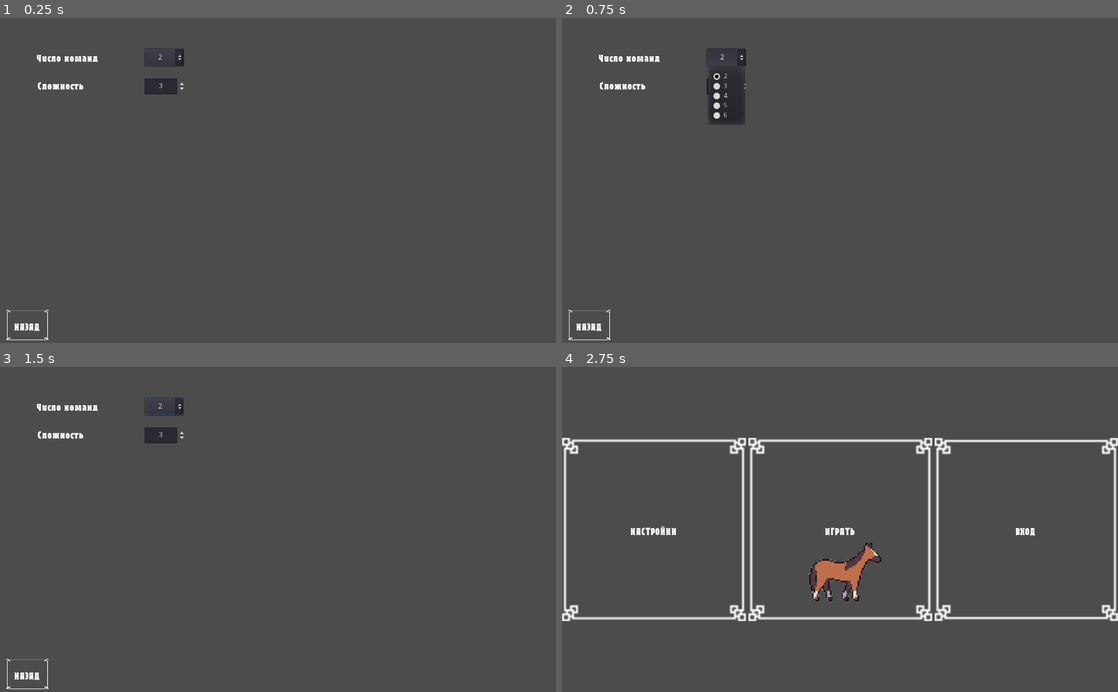
Above: before the commit, frames 1-4 (two rows, left to right).
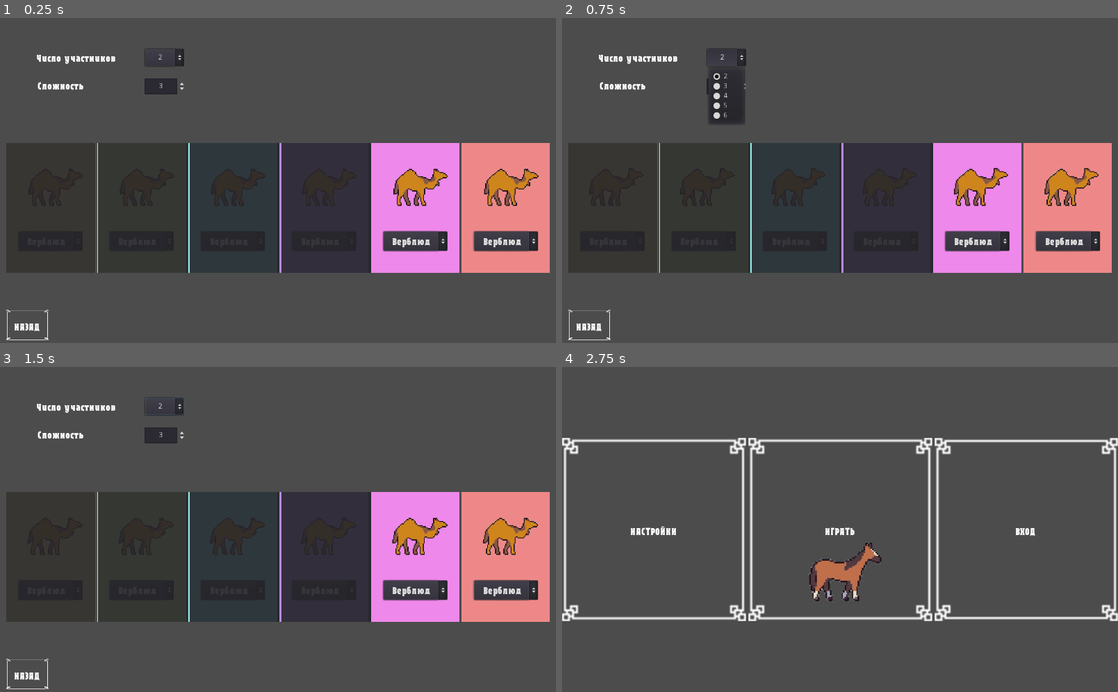
Above: after the commit, the same moments.

Repository: jandarm/Animal_race
Game: Godot game, scene res://Scenes/Settings_scene.tscn
Same seed, same stepped clock (60 frames per second), same inputs: the game is played once before the commit and once after it. This scene is started directly instead of the project's main scene.
Inputs (mouse positions are in pixels of both pictures, inside the frame that each line leads up to):
- Up to frame 1 (0.25 s): no input
- Up to frame 2 (0.75 s): click "2" at 0.5 s
- Up to frame 3 (1.5 s): click (50, 591) at 1.25 s, where only the run after the commit has a clickable "Верблюд"
- Up to frame 4 (2.75 s): click "назад" at 2 s

The runs differ from the first frame. In frame 1, 38% of the frame differs, in the area x 1-99%, y 11-79%; in frame 2, 38%; in frame 3, 38%; in frame 4, nothing differs.

Commit message:
Продолжение настроек - карточки не готовы

Diff:
--- a/Scenes/Animal_card_scene.tscn
+++ b/Scenes/Animal_card_scene.tscn
@@ -1,9 +1,12 @@
-[gd_scene load_steps=5 format=2]
+[gd_scene load_steps=7 format=2]
 
 [ext_resource path="res://Scenes/Animal_scene.tscn" type="PackedScene" id=1]
 [ext_resource path="res://Assets/Font.tres" type="DynamicFont" id=2]
+[ext_resource path="res://Scripts/animal_card.gd" type="Script" id=3]
+[ext_resource path="res://Assets/Animals/Верблюд_анимация.png" type="Texture" id=4]
 
 [sub_resource type="StyleBoxFlat" id=1]
+resource_local_to_scene = true
 bg_color = Color( 0.937255, 0.854902, 0.537255, 1 )
 
 [sub_resource type="Theme" id=2]
@@ -11,29 +14,42 @@
 Fonts/fonts/large = ExtResource( 2 )
 Fonts/fonts/normal = ExtResource( 2 )
 
-[node name="Node2D" type="Node2D"]
+[node name="AnimalCard" type="Control"]
+margin_left = -76.0
+margin_top = -107.0
+margin_right = 75.0
+margin_bottom = 120.0
+size_flags_horizontal = 3
+size_flags_vertical = 3
+script = ExtResource( 3 )
+__meta__ = {
+"_edit_group_": true
+}
 
 [node name="Panel" type="Panel" parent="."]
-anchor_left = 0.5
-anchor_top = 0.5
-anchor_right = 0.5
-anchor_bottom = 0.5
-margin_left = 6.0
-margin_top = 6.0
-margin_right = 154.0
-margin_bottom = 228.0
+anchor_right = 1.0
+anchor_bottom = 1.0
+grow_horizontal = 2
+grow_vertical = 2
 mouse_filter = 2
+size_flags_horizontal = 3
+size_flags_vertical = 3
 custom_styles/panel = SubResource( 1 )
 
 [node name="Animal_sprite" parent="." instance=ExtResource( 1 )]
-position = Vector2( 80, 82 )
+position = Vector2( 75, 92 )
 scale = Vector2( 0.695266, 0.695266 )
+texture = ExtResource( 4 )
 
 [node name="OptionButton" type="OptionButton" parent="."]
-margin_left = 22.0
-margin_top = 169.0
-margin_right = 140.0
-margin_bottom = 205.0
+anchor_left = 0.5
+anchor_top = 1.0
+anchor_right = 0.5
+anchor_bottom = 1.0
+margin_left = -59.0
+margin_top = -77.0
+margin_right = 59.0
+margin_bottom = -41.0
 theme = SubResource( 2 )
 custom_fonts/font = ExtResource( 2 )
 text = "Верблюд"
@@ -41,3 +57,5 @@
 align = 1
 items = [ "Верблюд", null, false, 0, null, "Лошадь", null, false, 1, null, "Лягушка", null, false, 2, null, "Медведь", null, false, 3, null, "Олень", null, false, 4, null, "Черепаха", null, false, 5, null ]
 selected = 0
+
+[connection signal="item_selected" from="OptionButton" to="." method="_on_OptionButton_item_selected"]
--- a/Scenes/Settings_scene.tscn
+++ b/Scenes/Settings_scene.tscn
@@ -1,11 +1,60 @@
-[gd_scene load_steps=6 format=2]
+[gd_scene load_steps=19 format=2]
 
 [ext_resource path="res://Scenes/Change_scene_button.tscn" type="PackedScene" id=1]
 [ext_resource path="res://Assets/Capitalist.ttf" type="DynamicFontData" id=2]
 [ext_resource path="res://Assets/Font.tres" type="DynamicFont" id=3]
 [ext_resource path="res://Scripts/game_settings.gd" type="Script" id=4]
+[ext_resource path="res://Scenes/Animal_card_scene.tscn" type="PackedScene" id=5]
 
 [sub_resource type="DynamicFont" id=1]
+resource_local_to_scene = true
+font_data = ExtResource( 2 )
+
+[sub_resource type="StyleBoxFlat" id=2]
+resource_local_to_scene = true
+bg_color = Color( 0.937255, 0.854902, 0.537255, 1 )
+
+[sub_resource type="DynamicFont" id=3]
+resource_local_to_scene = true
+font_data = ExtResource( 2 )
+
+[sub_resource type="StyleBoxFlat" id=4]
+resource_local_to_scene = true
+bg_color = Color( 0.839216, 0.937255, 0.537255, 1 )
+
+[sub_resource type="DynamicFont" id=5]
+resource_local_to_scene = true
+font_data = ExtResource( 2 )
+
+[sub_resource type="StyleBoxFlat" id=6]
+resource_local_to_scene = true
+bg_color = Color( 0.537255, 0.937255, 0.917647, 1 )
+
+[sub_resource type="DynamicFont" id=7]
+resource_local_to_scene = true
+font_data = ExtResource( 2 )
+
+[sub_resource type="StyleBoxFlat" id=8]
+resource_local_to_scene = true
+bg_color = Color( 0.717647, 0.537255, 0.937255, 1 )
+
+[sub_resource type="DynamicFont" id=9]
+resource_local_to_scene = true
+font_data = ExtResource( 2 )
+
+[sub_resource type="StyleBoxFlat" id=10]
+resource_local_to_scene = true
+bg_color = Color( 0.937255, 0.537255, 0.921569, 1 )
+
+[sub_resource type="DynamicFont" id=11]
+resource_local_to_scene = true
+font_data = ExtResource( 2 )
+
+[sub_resource type="StyleBoxFlat" id=12]
+resource_local_to_scene = true
+bg_color = Color( 0.937255, 0.537255, 0.537255, 1 )
+
+[sub_resource type="DynamicFont" id=13]
 resource_local_to_scene = true
 font_data = ExtResource( 2 )
 
@@ -48,7 +97,7 @@
 margin_right = -20.0
 margin_bottom = 35.0
 custom_fonts/font = ExtResource( 3 )
-text = "Число команд"
+text = "Число участников"
 valign = 1
 
 [node name="SpinBox" type="SpinBox" parent="."]
@@ -73,14 +122,161 @@
 text = "Сложность"
 valign = 1
 
-[node name="GridContainer" type="GridContainer" parent="."]
-margin_left = 12.0
-margin_top = 210.0
-margin_right = 1014.0
-margin_bottom = 522.0
+[node name="GridCards" type="GridContainer" parent="."]
+anchor_left = 0.5
+anchor_top = 0.5
+anchor_right = 0.5
+anchor_bottom = 0.5
+margin_left = -501.0
+margin_top = -69.0
+margin_right = 501.0
+margin_bottom = 171.0
 columns = 6
+__meta__ = {
+"_edit_group_": true
+}
+
+[node name="Card1" parent="GridCards" instance=ExtResource( 5 )]
+margin_left = 0.0
+margin_top = 0.0
+margin_right = 163.0
+margin_bottom = 240.0
+
+[node name="Panel" parent="GridCards/Card1" index="0"]
+custom_styles/panel = SubResource( 2 )
+
+[node name="OptionButton" parent="GridCards/Card1" index="2"]
+custom_fonts/font = SubResource( 3 )
+
+[node name="Card2" parent="GridCards" instance=ExtResource( 5 )]
+margin_left = 167.0
+margin_top = 0.0
+margin_right = 330.0
+margin_bottom = 240.0
+
+[node name="Panel" parent="GridCards/Card2" index="0"]
+custom_styles/panel = SubResource( 4 )
+
+[node name="OptionButton" parent="GridCards/Card2" index="2"]
+custom_fonts/font = SubResource( 5 )
+
+[node name="Card3" parent="GridCards" instance=ExtResource( 5 )]
+margin_left = 334.0
+margin_top = 0.0
+margin_right = 497.0
+margin_bottom = 240.0
+
+[node name="Panel" parent="GridCards/Card3" index="0"]
+custom_styles/panel = SubResource( 6 )
+
+[node name="OptionButton" parent="GridCards/Card3" index="2"]
+custom_fonts/font = SubResource( 7 )
+
+[node name="Card4" parent="GridCards" instance=ExtResource( 5 )]
+margin_left = 501.0
+margin_top = 0.0
+margin_right = 664.0
+margin_bottom = 240.0
+
+[node name="Panel" parent="GridCards/Card4" index="0"]
+custom_styles/panel = SubResource( 8 )
+
+[node name="OptionButton" parent="GridCards/Card4" index="2"]
+custom_fonts/font = SubResource( 9 )
+
+[node name="Card5" parent="GridCards" instance=ExtResource( 5 )]
+margin_left = 668.0
+margin_top = 0.0
+margin_right = 831.0
+margin_bottom = 240.0
+
+[node name="Panel" parent="GridCards/Card5" index="0"]
+custom_styles/panel = SubResource( 10 )
+
+[node name="OptionButton" parent="GridCards/Card5" index="2"]
+custom_fonts/font = SubResource( 11 )
+
+[node name="Card6" parent="GridCards" instance=ExtResource( 5 )]
+margin_left = 835.0
+margin_top = 0.0
+margin_right = 998.0
+margin_bottom = 240.0
+
+[node name="Panel" parent="GridCards/Card6" index="0"]
+custom_styles/panel = SubResource( 12 )
+
+[node name="OptionButton" parent="GridCards/Card6" index="2"]
+custom_fonts/font = SubResource( 13 )
+
+[node name="GridCurtain" type="GridContainer" parent="."]
+anchor_left = 0.5
+anchor_top = 0.5
+anchor_right = 0.5
+anchor_bottom = 0.5
+margin_left = -501.0
+margin_top = -69.0
+margin_right = 501.0
+margin_bottom = 171.0
+mouse_filter = 2
+columns = 6
+__meta__ = {
+"_edit_group_": true
+}
+
+[node name="Panel1" type="Panel" parent="GridCurtain"]
+modulate = Color( 1, 1, 1, 0.905882 )
+margin_right = 163.0
+margin_bottom = 240.0
+size_flags_horizontal = 3
+size_flags_vertical = 3
+
+[node name="Panel2" type="Panel" parent="GridCurtain"]
+modulate = Color( 1, 1, 1, 0.905882 )
+margin_left = 167.0
+margin_right = 330.0
+margin_bottom = 240.0
+size_flags_horizontal = 3
+size_flags_vertical = 3
+
+[node name="Panel3" type="Panel" parent="GridCurtain"]
+modulate = Color( 1, 1, 1, 0.905882 )
+margin_left = 334.0
+margin_right = 497.0
+margin_bottom = 240.0
+size_flags_horizontal = 3
+size_flags_vertical = 3
+
+[node name="Panel4" type="Panel" parent="GridCurtain"]
+modulate = Color( 1, 1, 1, 0.905882 )
+margin_left = 501.0
+margin_right = 664.0
+margin_bottom = 240.0
+size_flags_horizontal = 3
+size_flags_vertical = 3
+
+[node name="Panel5" type="Panel" parent="GridCurtain"]
+modulate = Color( 1, 1, 1, 0.905882 )
+margin_left = 668.0
+margin_right = 831.0
+margin_bottom = 240.0
+size_flags_horizontal = 3
+size_flags_vertical = 3
+
+[node name="Panel6" type="Panel" parent="GridCurtain"]
+modulate = Color( 1, 1, 1, 0.905882 )
+margin_left = 835.0
+margin_right = 998.0
+margin_bottom = 240.0
+size_flags_horizontal = 3
+size_flags_vertical = 3
 
 [connection signal="item_selected" from="TeamNumberBtn" to="." method="_on_TeamNumberBtn_item_selected"]
 [connection signal="value_changed" from="SpinBox" to="." method="_on_SpinBox_value_changed"]
 
 [editable path="Button"]
+[editable path="GridCards/Card1"]
+[editable path="GridCards/Card2"]
+[editable path="GridCards/Card3"]
+[editable path="GridCards/Card4"]
+[editable path="GridCards/Card5"]
+[editable path="GridCards/Card6"]
--- /dev/null
+++ b/Scripts/animal_card.gd
@@ -0,0 +1,21 @@
+extends Node
+
+var animal_options = []
+var camel = preload("res://Assets/Animals/Верблюд_анимация.png")
+var horse = preload("res://Assets/Animals/Лошадь_анимация.png")
+var frog = preload("res://Assets/Animals/Лягушка_анимация.png")
+var bear = preload("res://Assets/Animals/Медведь_анимация.png")
+var deer = preload("res://Assets/Animals/Олень_анимация.png")
+var turtle = preload("res://Assets/Animals/Черепаха_анимация.png")
+
+func _ready():
+	animal_options.append(camel)
+	animal_options.append(horse)
+	animal_options.append(frog)
+	animal_options.append(bear)
+	animal_options.append(deer)
+	animal_options.append(turtle)
+	pass
+
+func _on_OptionButton_item_selected(index):
+	$Animal_sprite.change_sprite(animal_options[index])
--- a/Scripts/dumb_script.gd
+++ /dev/null
@@ -1,16 +0,0 @@
-extends Node
-
-
-# Declare member variables here. Examples:
-# var a = 2
-# var b = "text"
-
-
-# Called when the node enters the scene tree for the first time.
-func _ready():
-	pass # Replace with function body.
-
-
-# Called every frame. 'delta' is the elapsed time since the previous frame.
-#func _process(delta):
-#	pass
--- a/Scripts/game_settings.gd
+++ b/Scripts/game_settings.gd
@@ -1,13 +1,15 @@
 extends Node
 
+var blinds
 
 func _ready():
-#	$OptionButton.theme = Theme.new()
-#	$OptionButton.theme.default_font = DynamicFont.new()
-#	$OptionButton.theme.default_font.font_data = load("res://Assets/Font.tres")
+	blinds = $GridCurtain.get_children()
+	blinds[0].hide()
+	blinds[1].hide()
 	pass
 
 func _on_TeamNumberBtn_item_selected(index):
+	blinds[index].hide()
 	GameManager.team_count = $TeamNumberBtn.get_item_text(index)
 
 func _on_SpinBox_value_changed(value):
